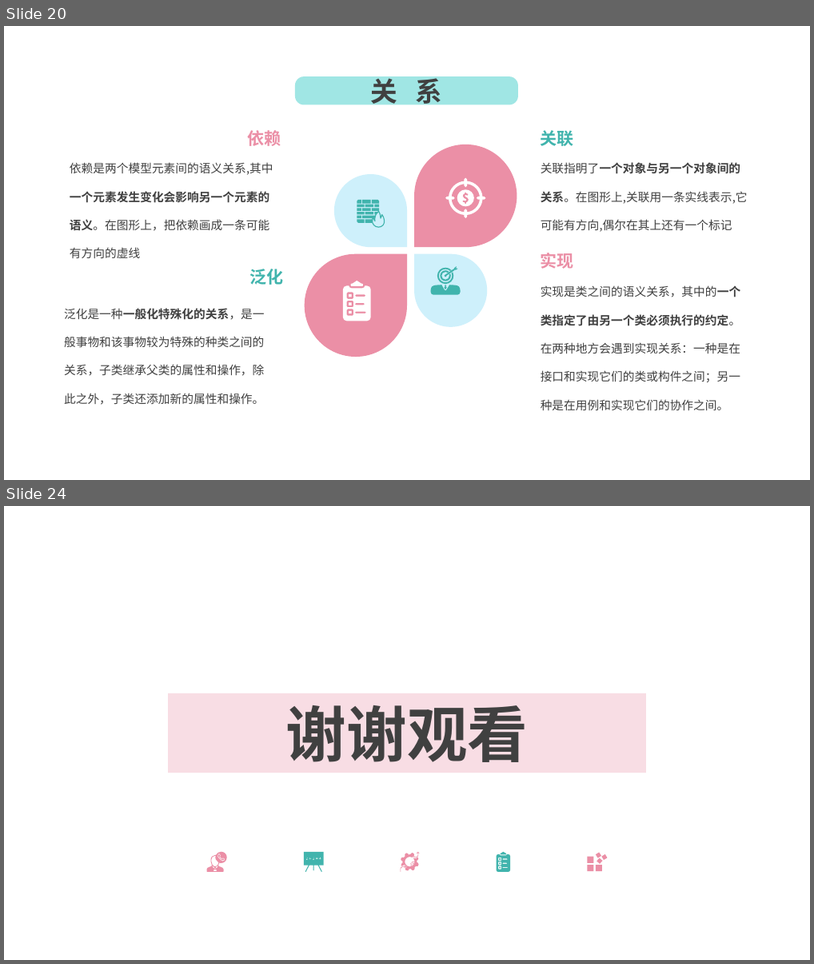
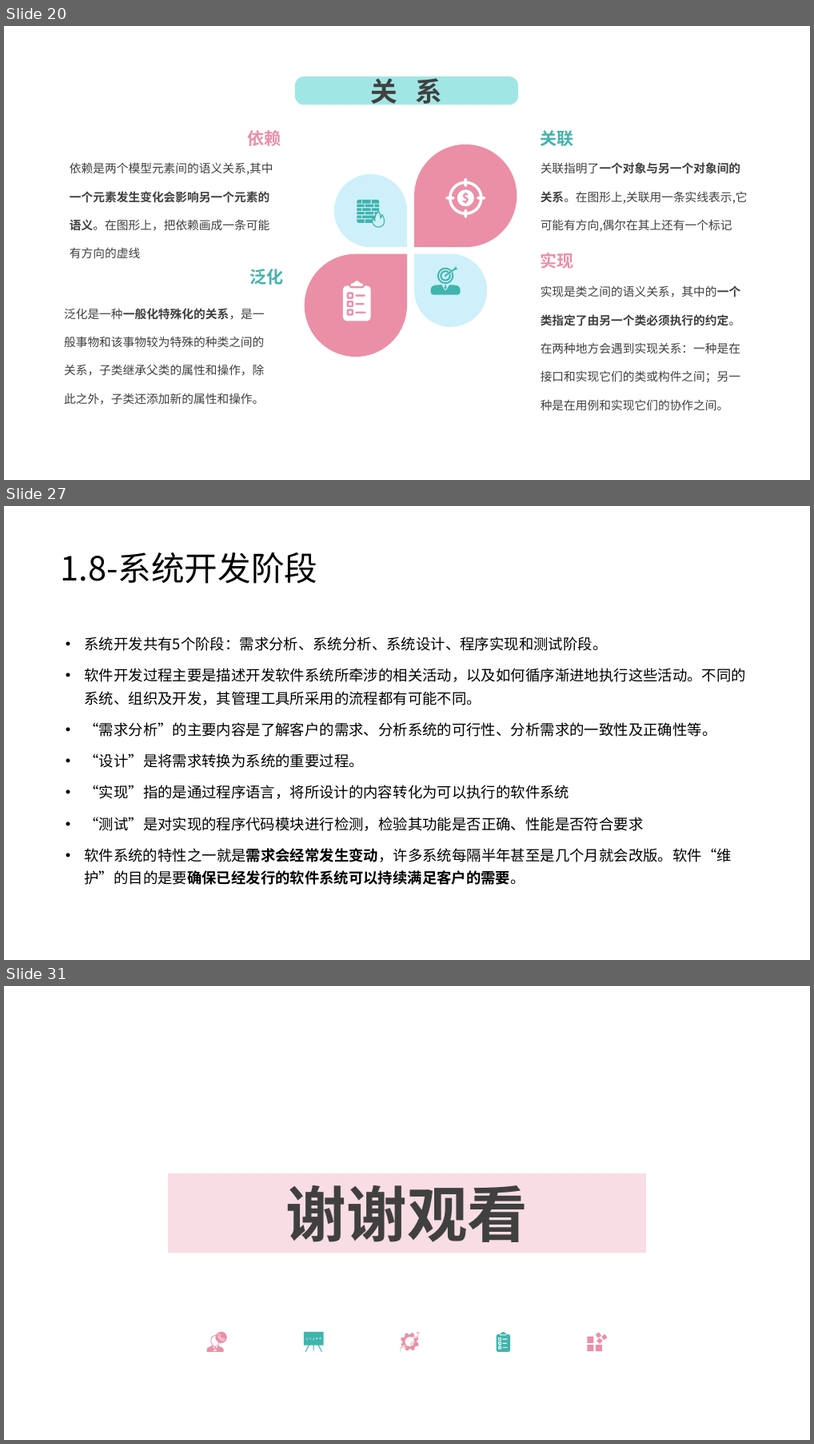
Before and after one commit to lenovo-wu/G016ZUCC-SRA2022, a slide deck: 翻转课堂/翻转课堂.pptx. Shown one above the other, each under a label of ours: slides 20 and 24 before the commit, slides 20, 27 and 31 after it; the slides between them are not shown. The pictures are 814x964 and 814x1444 pixels, drawn with LibreOffice and Linux fonts; fonts in the diff are those of the drawing; background and template pictures are left out. Boxes give left, top, right and bottom in pixels: in the first picture for what was removed or moved away, otherwise in the second. Text is boxed around its words. In the diff, an @@ line names an element or a change of style, - is before the commit and + after.

```diff
--- a/翻转课堂/翻转课堂.pptx
+++ b/翻转课堂/翻转课堂.pptx
@@ slide 27 added at bbox=[4, 506, 810, 960], background picture (left out) @@
@@ title added at bbox=[61, 552, 318, 584], 39.6 pt, text #000000 @@
+1.8-系统开发阶段
@@ text added at bbox=[84, 636, 746, 884], 17.5 pt, text #000000 @@
+• 系统开发共有5个阶段：需求分析、系统分析、系统设计、程序实现和测试阶段。
+• 软件开发过程主要是描述开发软件系统所牵涉的相关活动，以及如何循序渐进地执行这些活动。不同的系统、组织及开发，其管理工具所采用的流程都有可能不同。
+• “需求分析”的主要内容是了解客户的需求、分析系统的可行性、分析需求的一致性及正确性等。
+• “设计”是将需求转换为系统的重要过程。
+• “实现”指的是通过程序语言，将所设计的内容转化为可以执行的软件系统
+• “测试”是对实现的程序代码模块进行检测，检验其功能是否正确、性能是否符合要求
+• 软件系统的特性之一就是需求会经常发生变动，许多系统每隔半年甚至是几个月就会改版。软件“维护”的目的是要确保已经发行的软件系统可以持续满足客户的需要。
@@ what was slide 24 is now slide 31 @@
```
Also in this commit, not shown: 6 other slides added.
